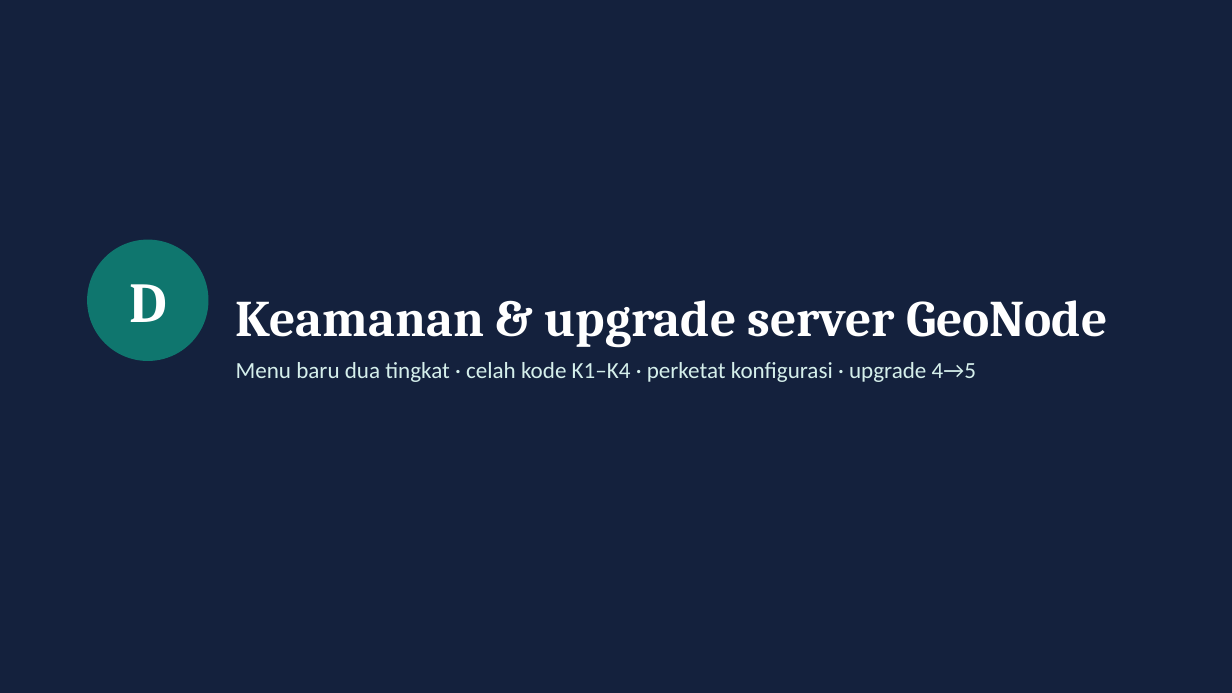
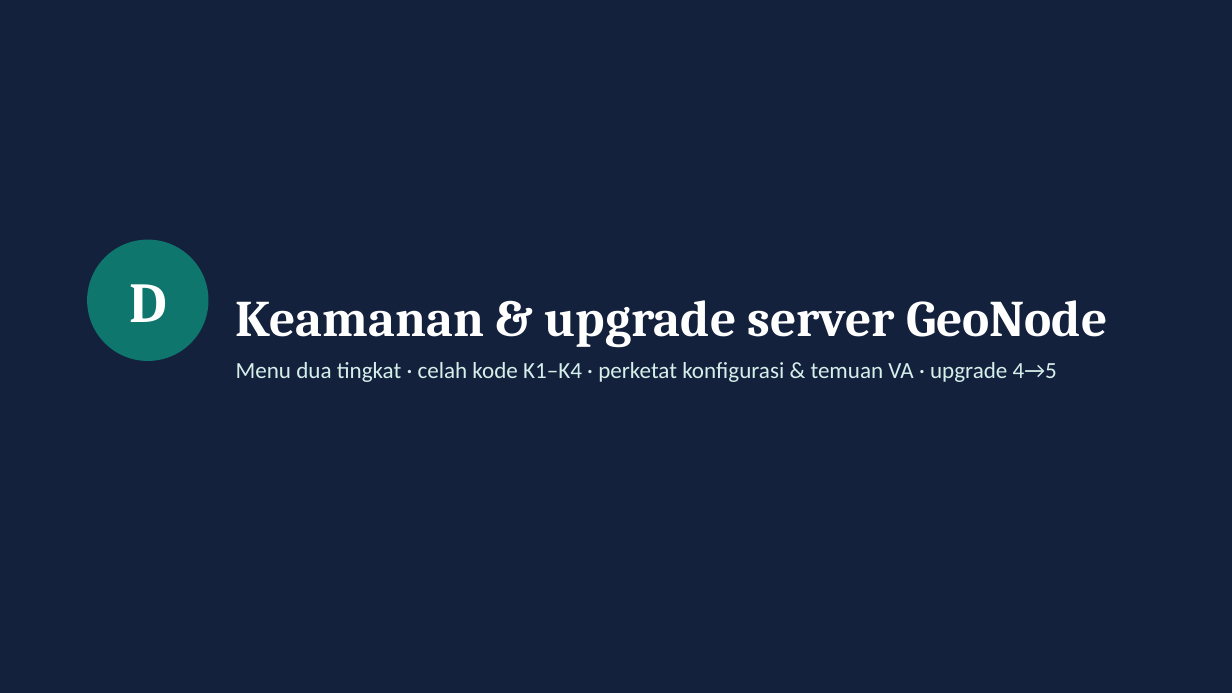
Before and after one commit to hariHK1/geonode-tambal-preserve, a slide deck: slide 24 of docs/Panduan-Penambalan-GeoNode-GeoMDB.pptx. Drawn at 1232x693 pixels with LibreOffice and Linux fonts; fonts in the diff are those of the drawing. Boxes give left, top, right and bottom in pixels: in the first picture for what was removed or moved away, otherwise in the second. Text is boxed around its words. In the diff, an @@ line names an element or a change of style, - is before the commit and + after.

```diff
--- a/docs/Panduan-Penambalan-GeoNode-GeoMDB.pptx
+++ b/docs/Panduan-Penambalan-GeoNode-GeoMDB.pptx
@@ text at (x1=236, y1=362, x2=1057, y2=382): text changed @@
-Menu baru dua tingkat · celah kode K1–K4 · perketat konfigurasi · upgrade 4→5
+Menu dua tingkat · celah kode K1–K4 · perketat konfigurasi & temuan VA · upgrade 4→5
```
Also in this commit, not shown: 5 other slides changed, 2 slides added, 2 other files.
